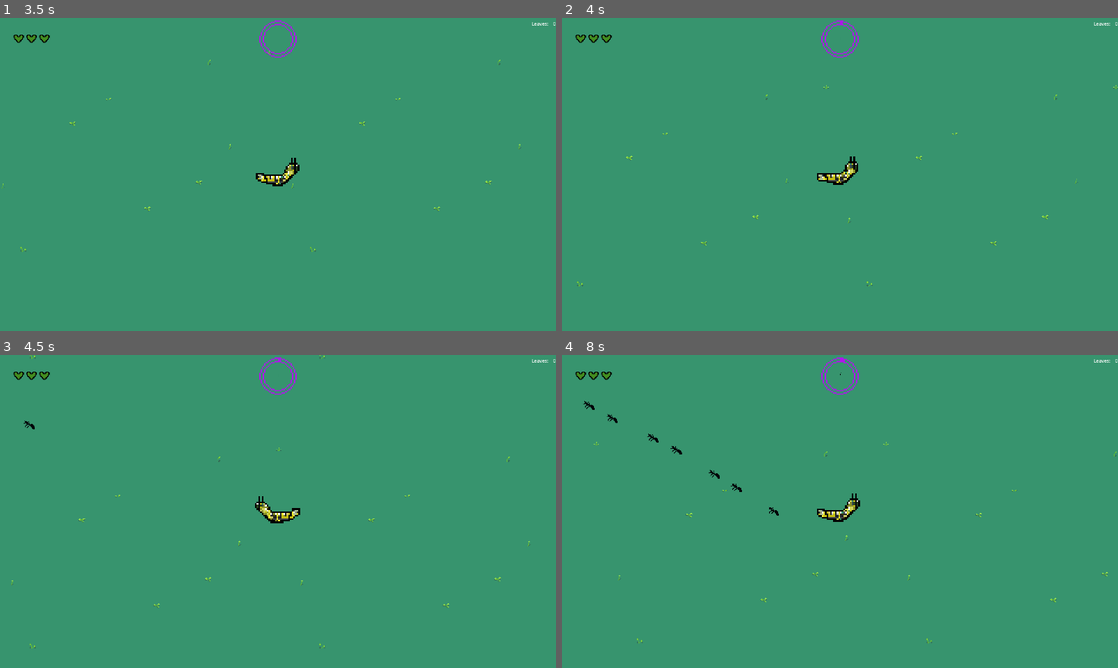
Above: before the commit, frames 1-4 (two rows, left to right).
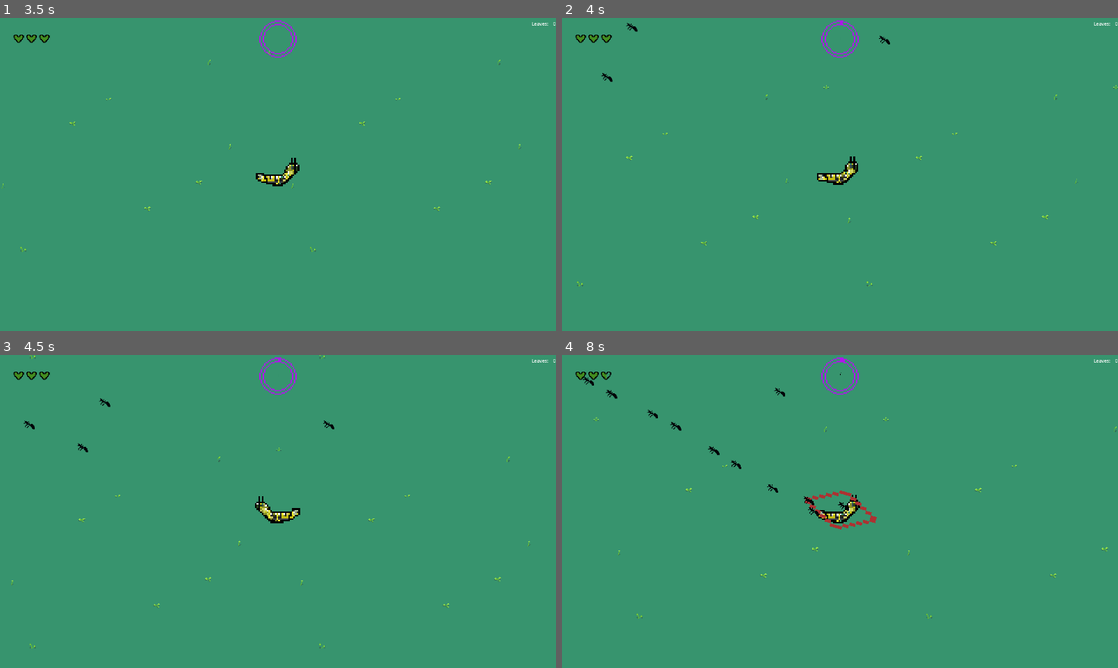
Above: after the commit, the same moments.

Repository: Armand-Alvarez/metamorphosis---jam-77
Game: Godot game, scene res://src/scenes/main.tscn
Two runs of this game, one before a commit and one after it. Both use one fixed random seed, a clock stepped at 60 frames per second and the inputs below.
Inputs (mouse positions are in pixels of both pictures, inside the frame that each line leads up to):
- Up to frame 1 (3.5 s): click "Start" at 0.5 s; tap Enter at 1.25 s; move the mouse to (400, 158) at 1.27 s; hold D (move_right) 1.28-2.03 s; tap M (spawn_mob) at 1.35, 2.3, 2.85 s; move the mouse to (166, 190) at 2.02 s; hold S (move_down) 2.03-2.78 s; click (166, 190) at 2.1 s; move the mouse to (333, 105) at 2.77 s; hold D (move_right) from 2.78 s (still down)
- Up to frame 2 (4 s): move the mouse to (812, 237) at 3.52 s; release D (move_right) at 3.53 s; hold W (move_up) from 3.53 s (still down); tap Space (ultimate) at 3.6 s; tap M (spawn_mob) at 3.8 s
- Up to frame 3 (4.5 s): move the mouse to (444, 558) at 4.27 s; release W (move_up) at 4.28 s; hold A (move_left) from 4.28 s (still down); tap M (spawn_mob) at 4.35 s
- Up to frame 4 (8 s): move the mouse to (673, 464) at 5.02 s; click (673, 464) at 5.1 s; tap M (spawn_mob) at 5.3, 5.85, 6.8, 7.35 s; move the mouse to (867, 511) at 5.77 s; release A (move_left) at 5.78 s; hold S (move_down) 5.78-6.53 s; move the mouse to (756, 433) at 6.52 s; hold D (move_right) 6.53-7.28 s; tap Space (ultimate) at 6.6 s; move the mouse to (962, 495) at 7.27 s; hold W (move_up) from 7.28 s (still down)

Frame 1 is identical in both runs. In frame 2, less than 0.1% of the frame differs, in the area x 7-59%, y 1-21%; in frame 3, less than 0.1%; in frame 4, 1.1%, in the area x 3-100%, y 5-93%.

Commit message:
Added logic to spawn enemies off screen

Diff:
--- a/src/scripts/game.gd
+++ b/src/scripts/game.gd
@@ -3,7 +3,8 @@
 
 
 const mobs = {
-	"black_ant": preload("res://src/scenes/enemies/mobs/black_ant.tscn")
+	"black_ant": preload("res://src/scenes/enemies/mobs/black_ant.tscn"),
+	"red_ant": preload("res://src/scenes/enemies/mobs/red_ant.tscn"),
 }
 @onready var leaf = preload("res://src/scenes/leaf.tscn")
 @onready var butterfly = preload("res://src/scenes/butterfly.tscn")
@@ -13,6 +14,8 @@
 var ult_max: int = 40
 var ult_prog: int = 0
 var char_to_look_at: Node2D
+var difficulty: int = 0
+var can_spawn = [mobs["black_ant"]]
 
 
 func _ready() -> void:
@@ -59,9 +62,9 @@
 func _handle_input() -> void:
 	if Input.is_action_just_pressed("spawn_mob"):
 		var random_marker = $Caterpillar/AIAttackPoints.get_children(true).pick_random()
-		var mob = mobs.get("black_ant").instantiate()
-		mob.marker = random_marker
-		$Enemies.add_child(mob)
+		var m = mobs.get("black_ant").instantiate()
+		m.marker = random_marker
+		$Enemies.add_child(m)
 	if Input.is_action_just_pressed("ultimate"):
 		use_ult()
 
@@ -105,3 +108,26 @@
 	$Caterpillar/Hitbox.monitoring = !$Caterpillar/Hitbox.monitoring
 	$Caterpillar.visible = !$Caterpillar.visible
 	$Caterpillar.set_process(!$Caterpillar.is_processing())
+
+
+func _on_spawn_timer_timeout() -> void:
+	var max_can_spawn = 1 + difficulty*2
+	for i in range(randi_range(0, max_can_spawn)):
+		var to_spawn = can_spawn.pick_random().instantiate()
+		var rand_angle = Vector2.RIGHT.rotated(randf_range(0, 2*PI))
+		to_spawn.position = $Camera2D.position + (rand_angle * 1000)
+		var rand_marker
+		if $Butterfly:
+			rand_marker = $Butterfly/AIAttackPoints.get_children().pick_random()
+		else:
+			rand_marker = $Caterpillar/AIAttackPoints.get_children().pick_random()
+		to_spawn.marker = rand_marker
+		$Enemies.add_child(to_spawn)
+
+
+func _on_difficulty_timer_timeout() -> void:
+	difficulty += 1
+	can_spawn = []
+	for type in mobs.values():
+		if type.instantiate().resource.difficulty <= difficulty:
+			can_spawn.append(type)
